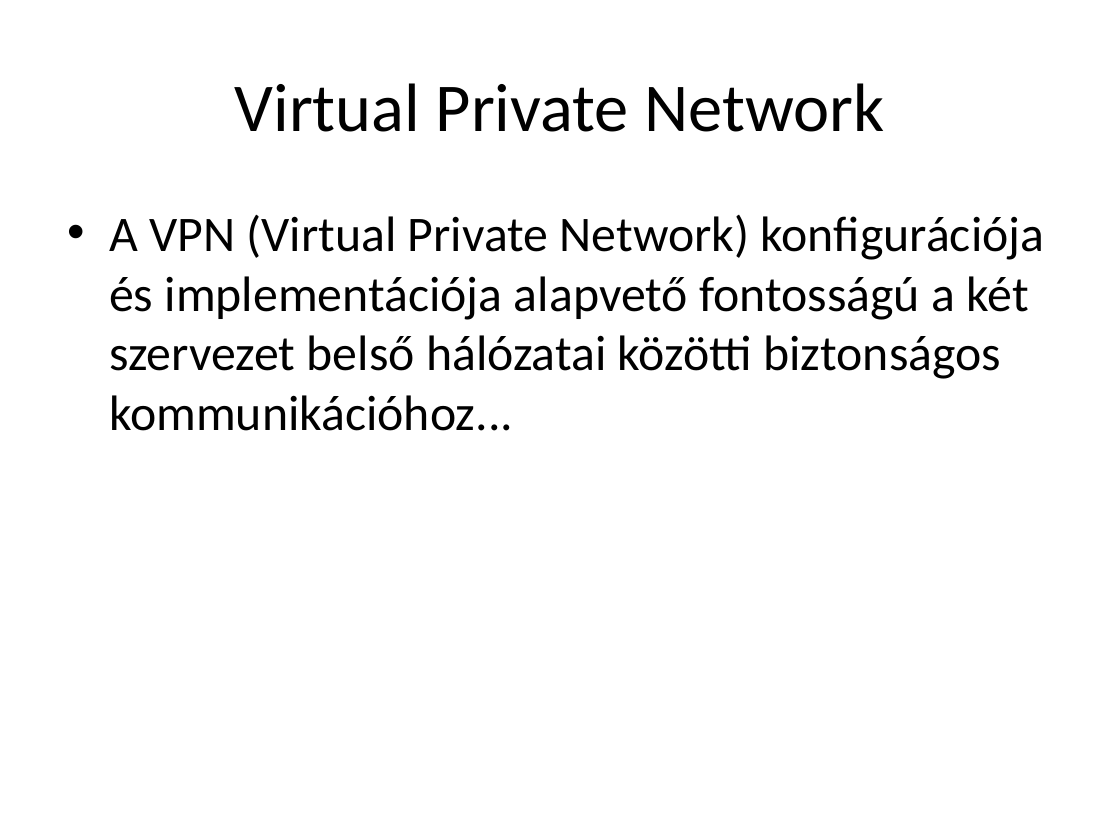
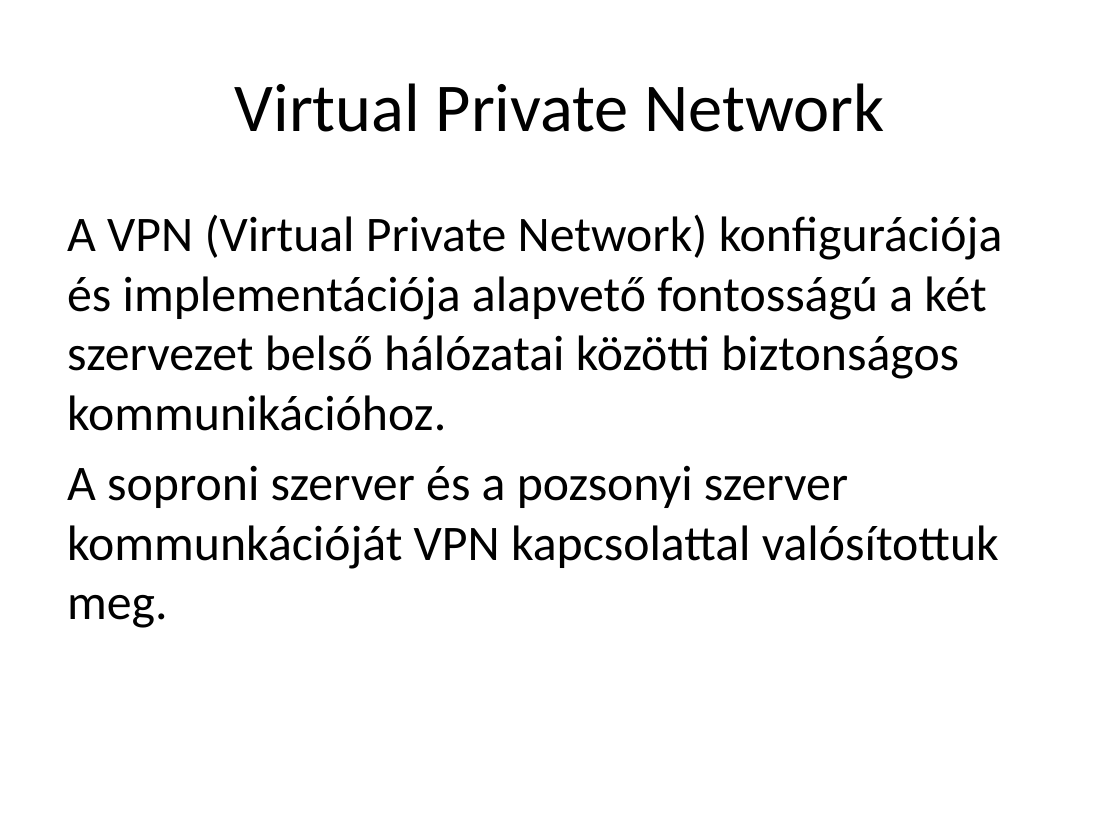
Before and after one commit to LocskaG/Uzemelteto_vizsgaremek_2024, a slide deck: slide 10 of BEMUTATÓ/Halozattervezesi_vizsgaremek_ppt.pptx (slide 9 before the commit). Drawn at 1120x840 pixels with LibreOffice and Linux fonts; fonts in the diff are those of the drawing. Boxes give left, top, right and bottom in pixels: in the first picture for what was removed or moved away, otherwise in the second. Text is boxed around its words. In the diff, an @@ line names an element or a change of style, - is before the commit and + after.

```diff
--- a/BEMUTATÓ/Halozattervezesi_vizsgaremek_ppt.pptx
+++ b/BEMUTATÓ/Halozattervezesi_vizsgaremek_ppt.pptx
@@ text at (67, 215, 1003, 628): text changed @@
-• A VPN (Virtual Private Network) konfigurációja és implementációja alapvető fontosságú a két szervezet belső hálózatai közötti biztonságos kommunikációhoz...
+A VPN (Virtual Private Network) konfigurációja és implementációja alapvető fontosságú a két szervezet belső hálózatai közötti biztonságos kommunikációhoz.
+A soproni szerver és a pozsonyi szerver kommunkációját VPN kapcsolattal valósítottuk meg.
```
Also in this commit, not shown: 12 other slides changed, 2 slides added, 5 slides removed.
